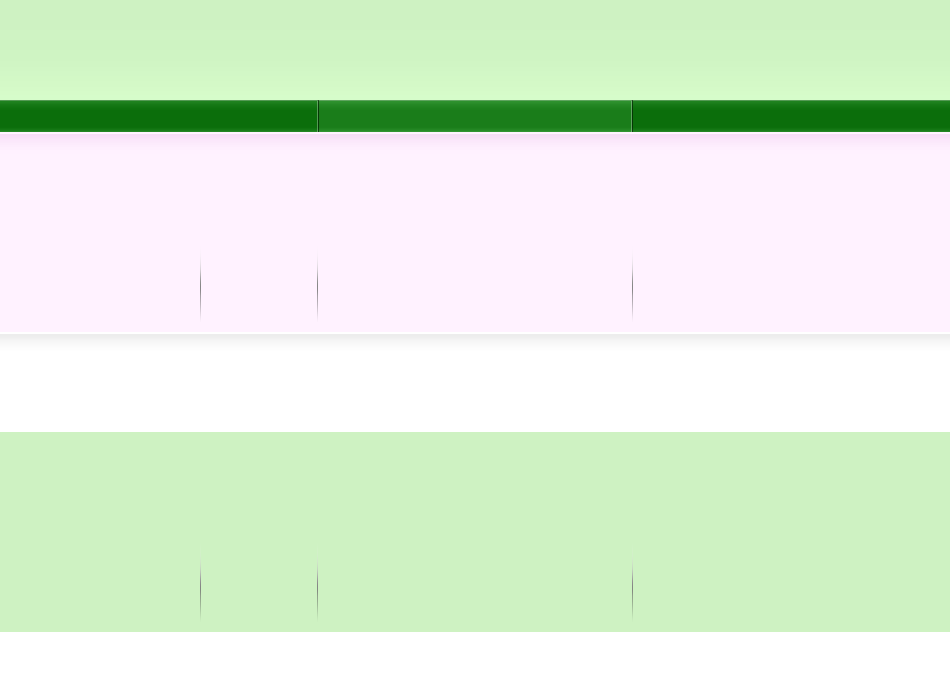
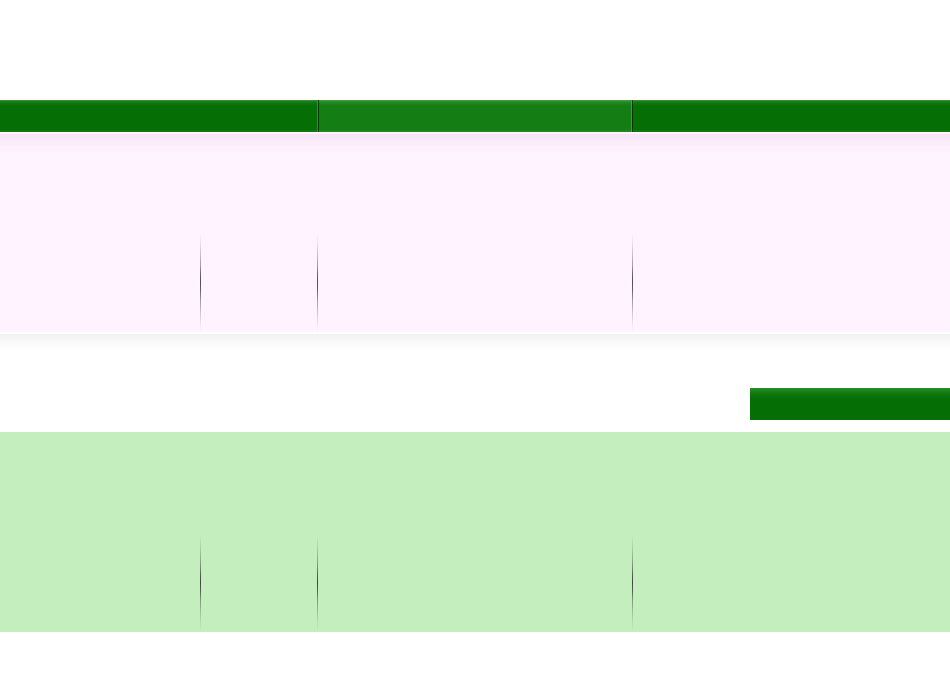
Revision of a layered (950, 696) image; what changed, layer by layer:
painted on "navbar button" over [0,100,950,132]
painted on "header" over [0,0,950,100]
painted on "navbar" over [0,100,950,132]
painted on "header widgets" over [0,134,950,143]
painted on "header boxes" over [200,234,633,331]
added layer "widget header" above "body" over [750,388,950,420]
painted on "footer widgets" over [0,432,950,532]
painted on "footer boxes" over [0,532,950,632]
